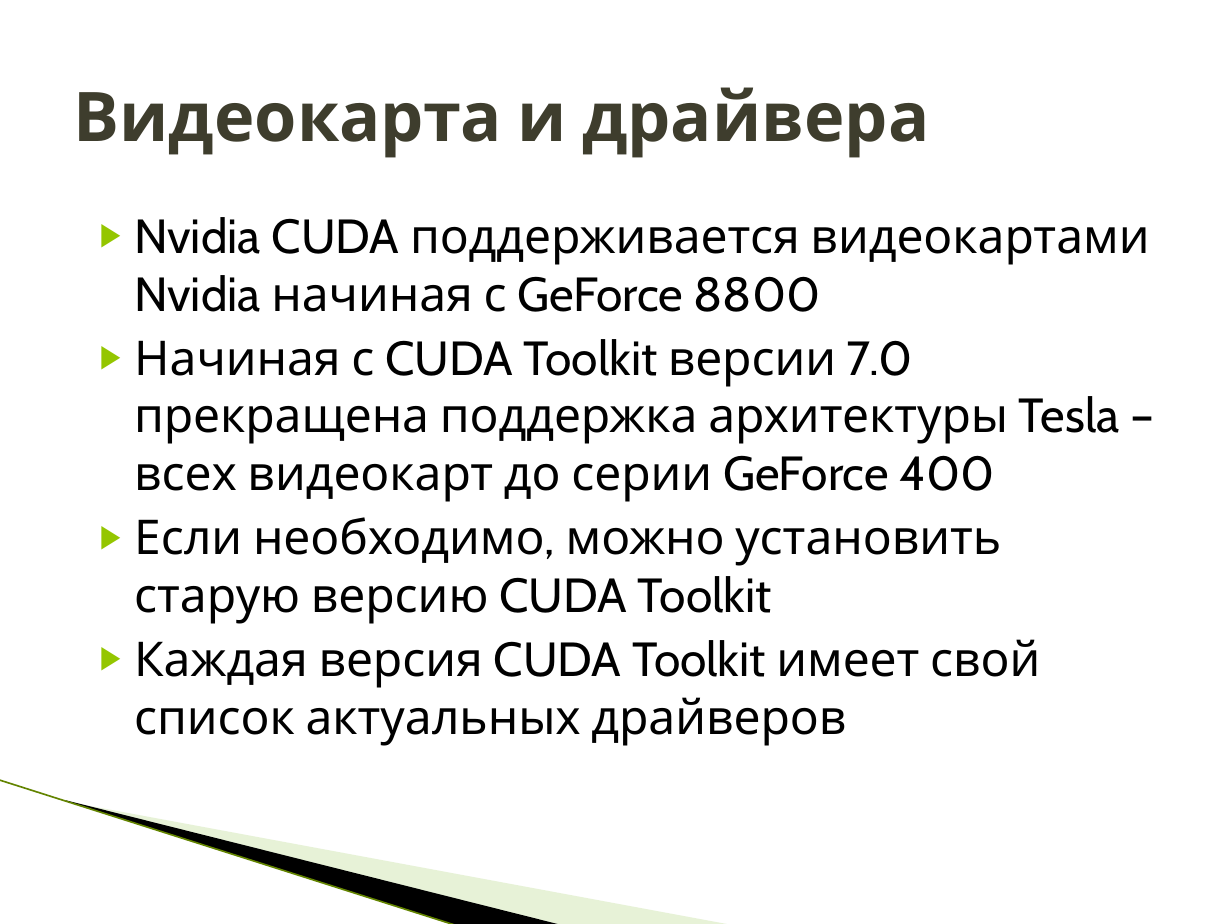
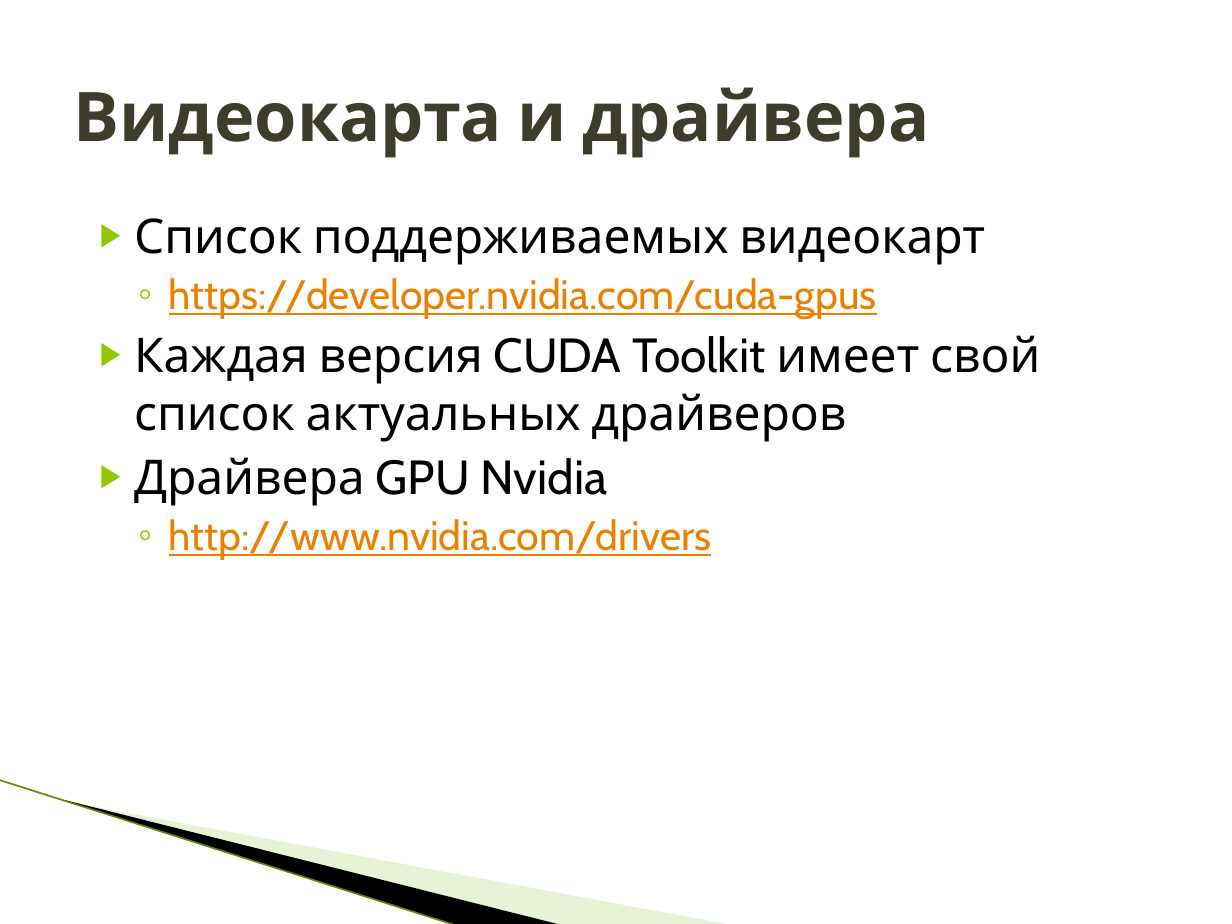
Before and after one commit to HPC-lab-ITIS/CUDA, a slide deck: slide 3 of materials/lec_1/lec_1.pptx (slide 4 before the commit). Drawn at 1232x924 pixels with LibreOffice and Linux fonts; fonts in the diff are those of the drawing; background and template pictures are left out. Boxes give left, top, right and bottom in pixels: in the first picture for what was removed or moved away, otherwise in the second. Text is boxed around its words. In the diff, an @@ line names an element or a change of style, - is before the commit and + after.

```diff
--- a/materials/lec_1/lec_1.pptx
+++ b/materials/lec_1/lec_1.pptx
@@ text at [134,218,985,319]: text changed; size 28 to 24 pt; text colour #000000 to #E68200 @@
-▶ Nvidia CUDA поддерживается видеокартами Nvidia начиная с GeForce 8800
-▶ Начиная с CUDA Toolkit версии 7.0 прекращена поддержка архитектуры Tesla – всех видеокарт до серии GeForce 400
-▶ Если необходимо, можно установить старую версию CUDA Toolkit
+▶ Список поддерживаемых видеокарт
+  ◦ https://developer.nvidia.com/cuda-gpus
@@ text at [134,457,712,560]: paragraphs added @@
+▶ Драйвера GPU Nvidia
+  ◦ http://www.nvidia.com/drivers
```
Also in this commit, not shown: 21 other slides changed, 9 slides added, 17 slides removed, 6 other files.
